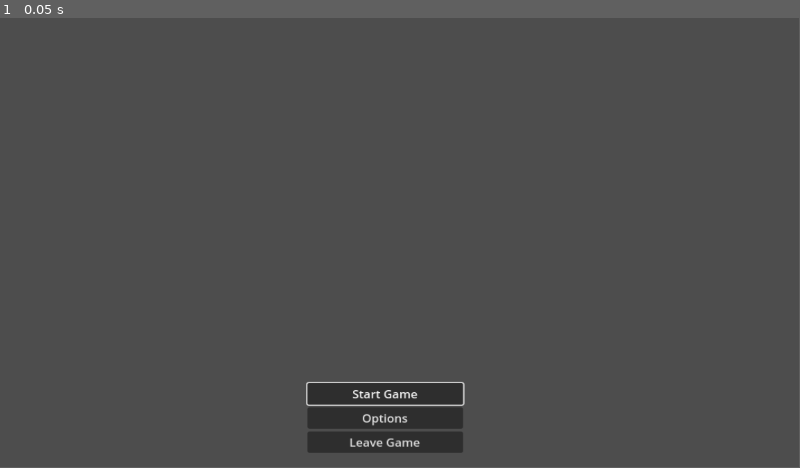
Above: before the commit, frame 1.
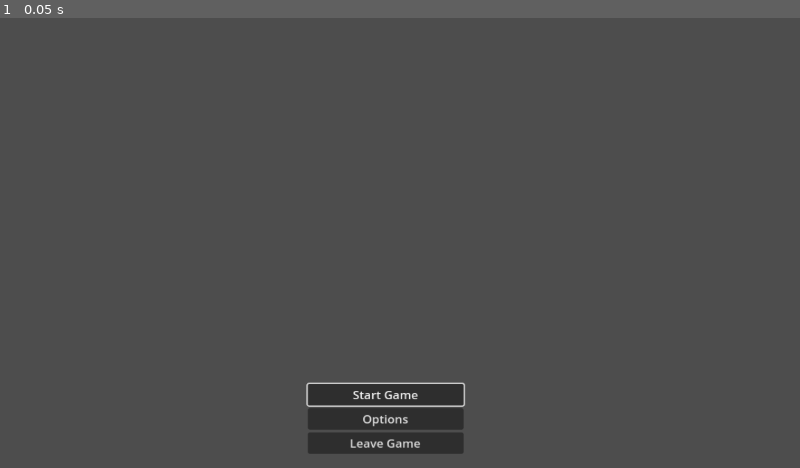
Above: after the commit, the same moment.

Repository: Blckoutz/GodotStuff
Game: Godot game, scene res://scenes/menus/Menu.tscn
The game is run twice, just before and just after one commit, with the same random seed, the same clock (stepped at 60 frames per second) and the same inputs.
Inputs:
- Up to frame 1 (0.05 s): no input
In our replay, the window is 799x449 before the commit and 800x450 after it. These sizes can differ from the game's own. Grey fills any space a smaller window leaves; there, only what the larger window draws over its background counts as a difference.

The runs differ from the first frame. In frame 1, 0.5% of the frame differs, in the area x 38-59%, y 80-97%.

Commit message:
gitignore + exporting + devlog changes

Diff:
--- a/2d_horror/project.godot
+++ b/2d_horror/project.godot
@@ -14,3 +14,11 @@
 run/main_scene="res://scenes/menus/Menu.tscn"
 config/features=PackedStringArray("4.3", "Forward Plus")
 config/icon="res://icon.svg"
+
+[display]
+
+window/stretch/mode="viewport"
+
+[rendering]
+
+renderer/rendering_method="gl_compatibility"
Not shown, added: 2d_horror/export_presets.cfg
Not shown, changed: 2d_horror/.gitignore
Not shown, changed: 2d_horror/devlog.md
